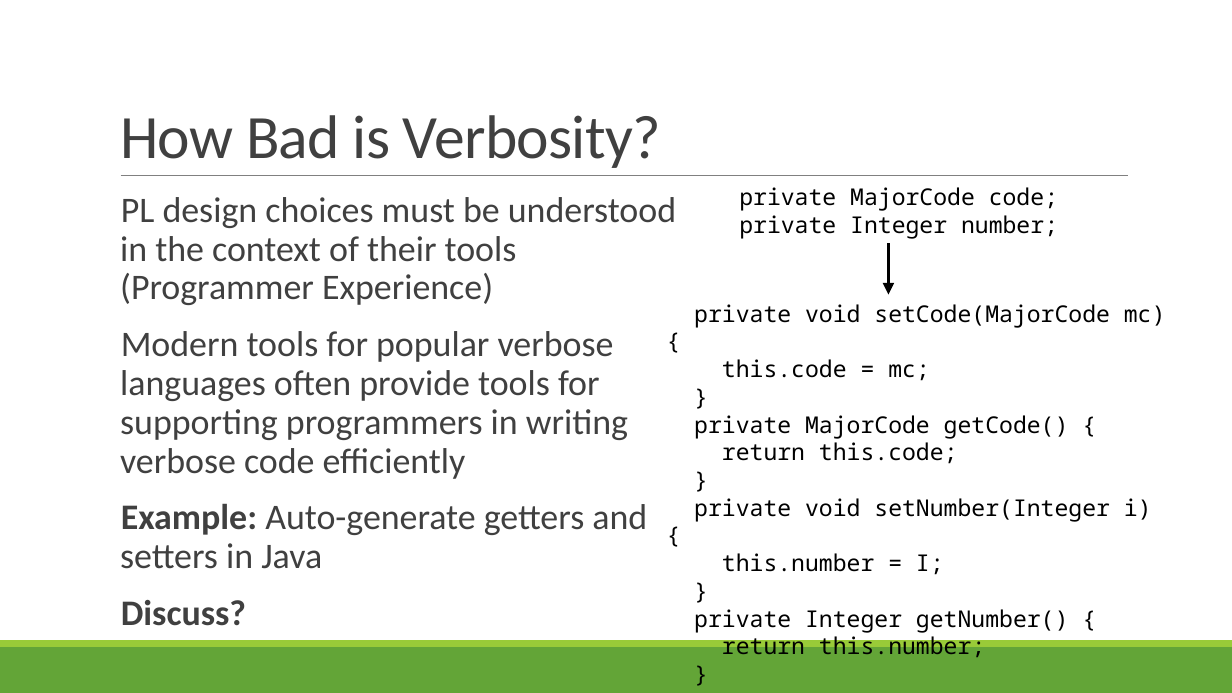
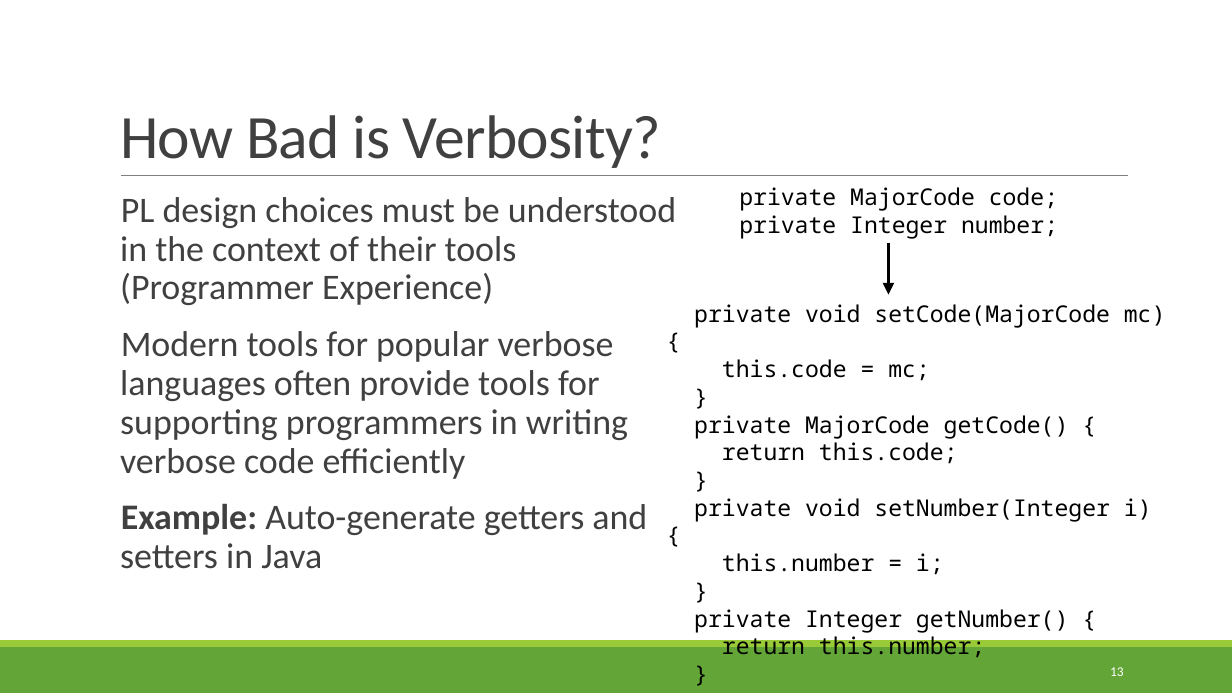
Before and after one commit to rbohrer/pl-course, a slide deck: slide 13 of LectureSlides/11NaturalLanguage.pptx (slide 12 before the commit). Drawn at 1232x693 pixels with LibreOffice and Linux fonts; fonts in the diff are those of the drawing. Boxes give left, top, right and bottom in pixels: in the first picture for what was removed or moved away, otherwise in the second. Text is boxed around its words. In the diff, an @@ line names an element or a change of style, - is before the commit and + after.

```diff
--- a/LectureSlides/11NaturalLanguage.pptx
+++ b/LectureSlides/11NaturalLanguage.pptx
@@ text at [722,553,944,575]: text changed @@
-this.number = I;
-}
+this.number = i;
+}
@@ text at [121,600,246,626]: paragraph removed @@
-  Discuss?
@@ page number added at [1110,667,1124,676], 10.5 pt, text #FFFFFF @@
+13
```
Also in this commit, not shown: 23 other slides changed, 10 slides added.
